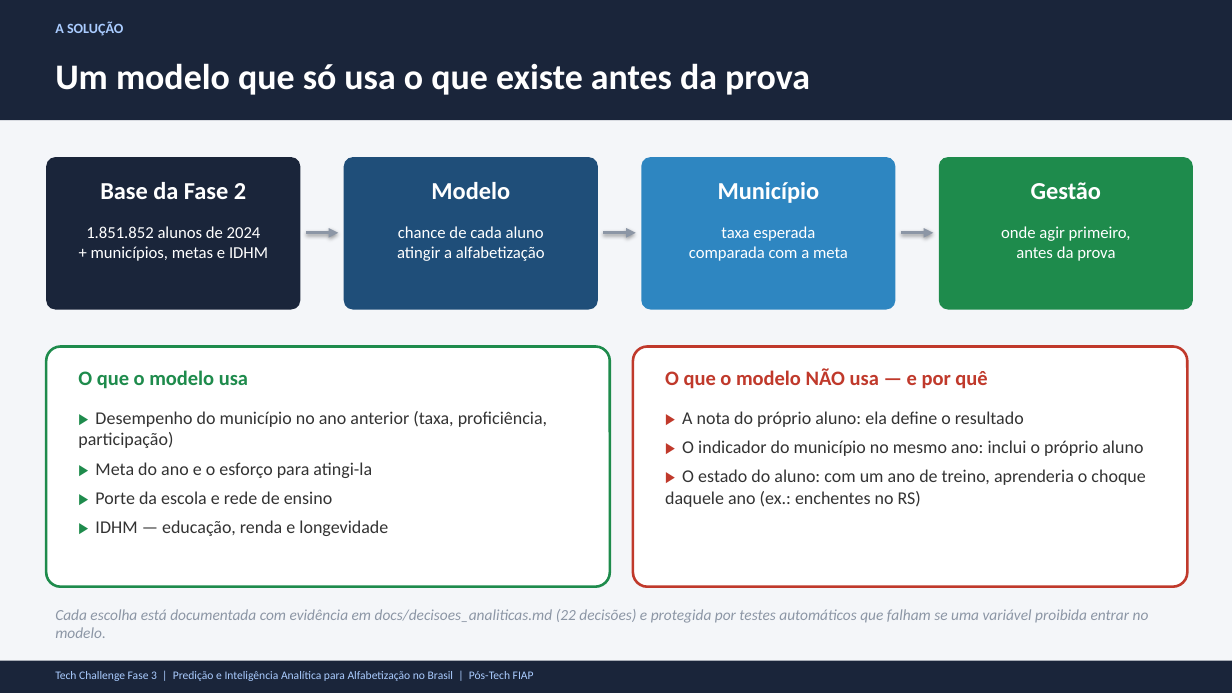
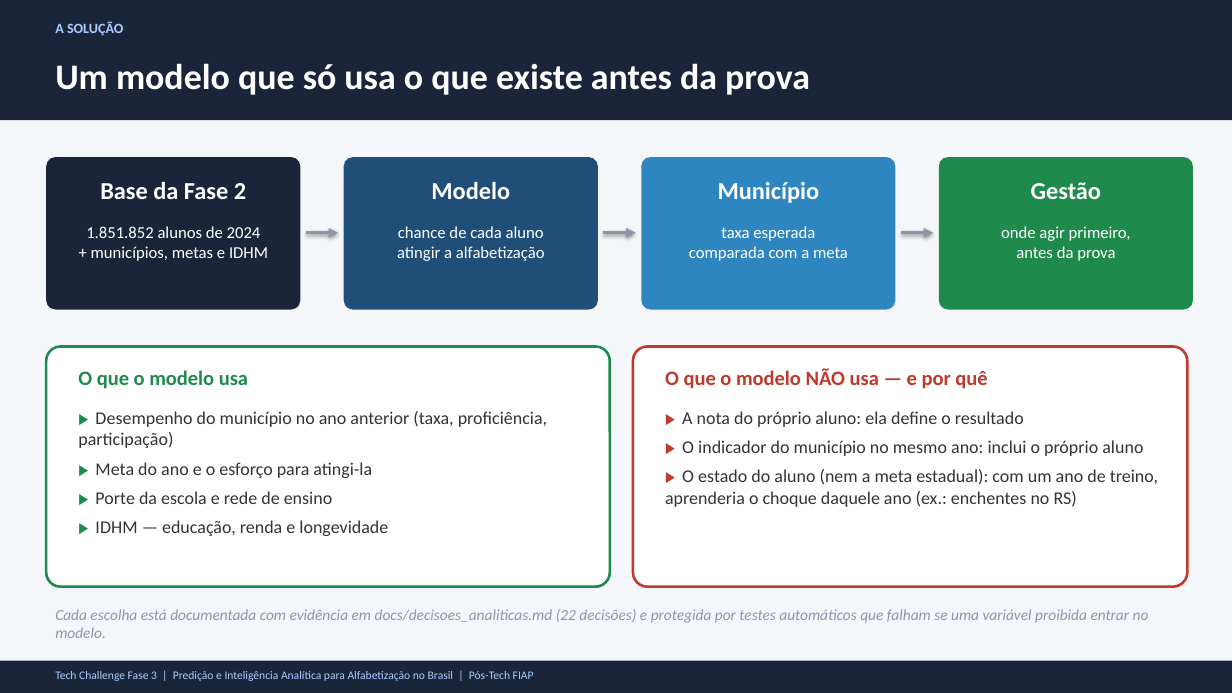
Before and after one commit to Fe-Biaggio/TechChallenge_3, a slide deck: slide 3 of reports/presentation/Alfabetizacao_Fase3_Apresentacao.pptx. Drawn at 1232x693 pixels with LibreOffice and Linux fonts; fonts in the diff are those of the drawing. Boxes give left, top, right and bottom in pixels: in the first picture for what was removed or moved away, otherwise in the second. Text is boxed around its words. In the diff, an @@ line names an element or a change of style, - is before the commit and + after.

```diff
--- a/reports/presentation/Alfabetizacao_Fase3_Apresentacao.pptx
+++ b/reports/presentation/Alfabetizacao_Fase3_Apresentacao.pptx
@@ text at bbox=[665, 469, 1158, 507]: text changed @@
-▶ O estado do aluno: com um ano de treino, aprenderia o choque daquele ano (ex.: enchentes no RS)
+▶ O estado do aluno (nem a meta estadual): com um ano de treino, aprenderia o choque daquele ano (ex.: enchentes no RS)
```
Also in this commit, not shown: 2 other slides changed, 2 other files.
